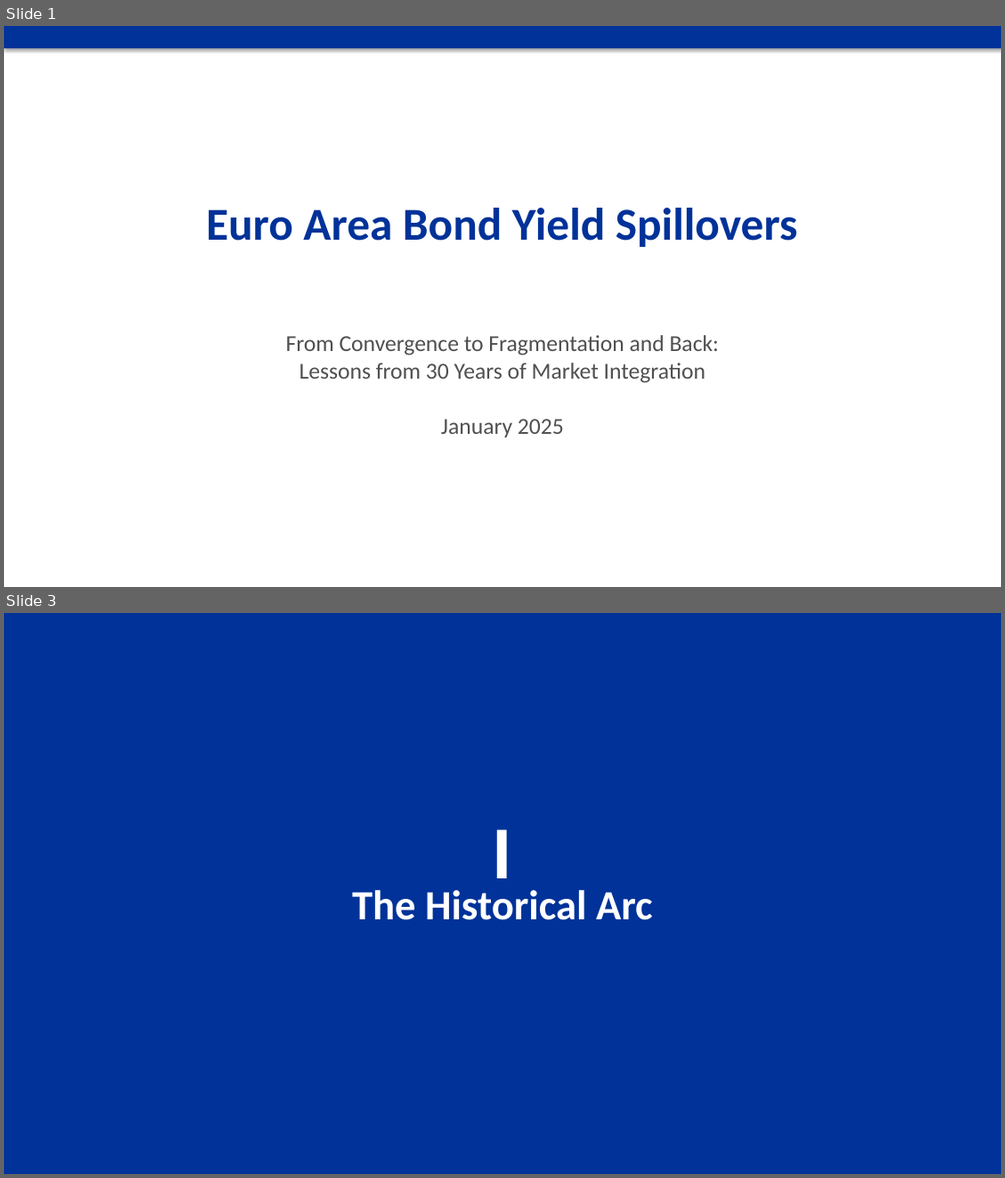
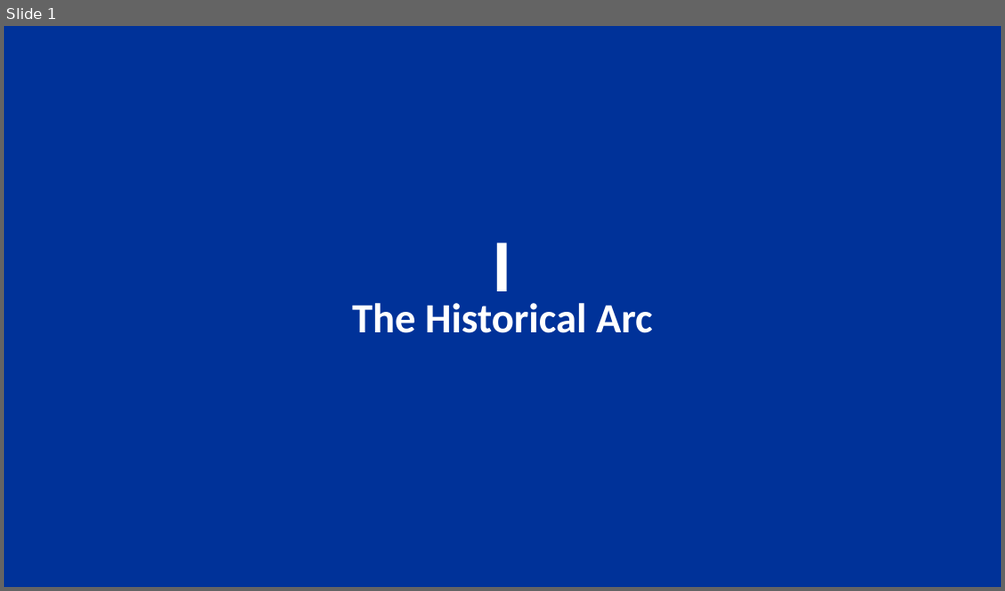
Before and after one commit to jonorice/Bond-spillovers, a slide deck: comprehensive_analysis/Bond_Spillovers_Policymaker_Deck.pptx. Shown one above the other, each under a label of ours: slides 1 and 3 before the commit, slide 1 after it; the slides between them are not shown. The pictures are 1005x1178 and 1005x591 pixels, drawn with LibreOffice and Linux fonts; fonts in the diff are those of the drawing. Boxes give left, top, right and bottom in pixels: in the first picture for what was removed or moved away, otherwise in the second. Text is boxed around its words. In the diff, an @@ line names an element or a change of style, - is before the commit and + after.

```diff
--- a/comprehensive_analysis/Bond_Spillovers_Policymaker_Deck.pptx
+++ b/comprehensive_analysis/Bond_Spillovers_Policymaker_Deck.pptx
@@ slide 1 removed at bbox=[4, 26, 1001, 587], background #FFFFFF @@
@@ rectangle removed at bbox=[4, 26, 1001, 48] @@
@@ text removed at bbox=[206, 208, 798, 247] @@
-Euro Area Bond Yield Spillovers
@@ text removed at bbox=[286, 335, 720, 437] @@
-From Convergence to Fragmentation and Back:
-Lessons from 30 Years of Market Integration
-January 2025
@@ what was slide 3 is now slide 1 @@
```
Also in this commit, not shown: 4 slides changed, 1 other slide removed, 3 other files.
